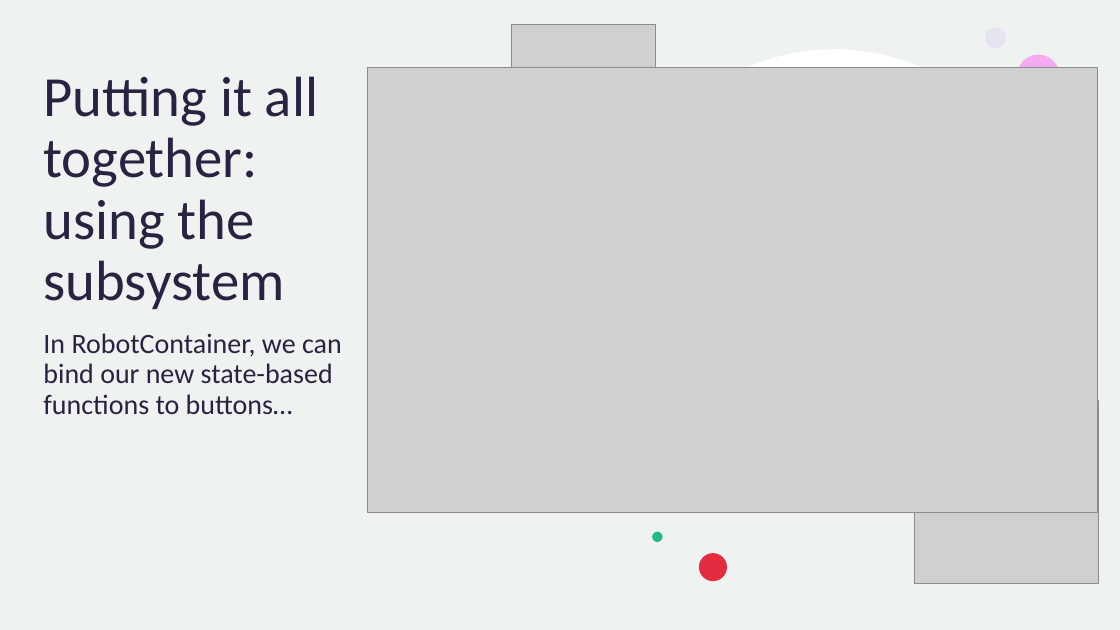
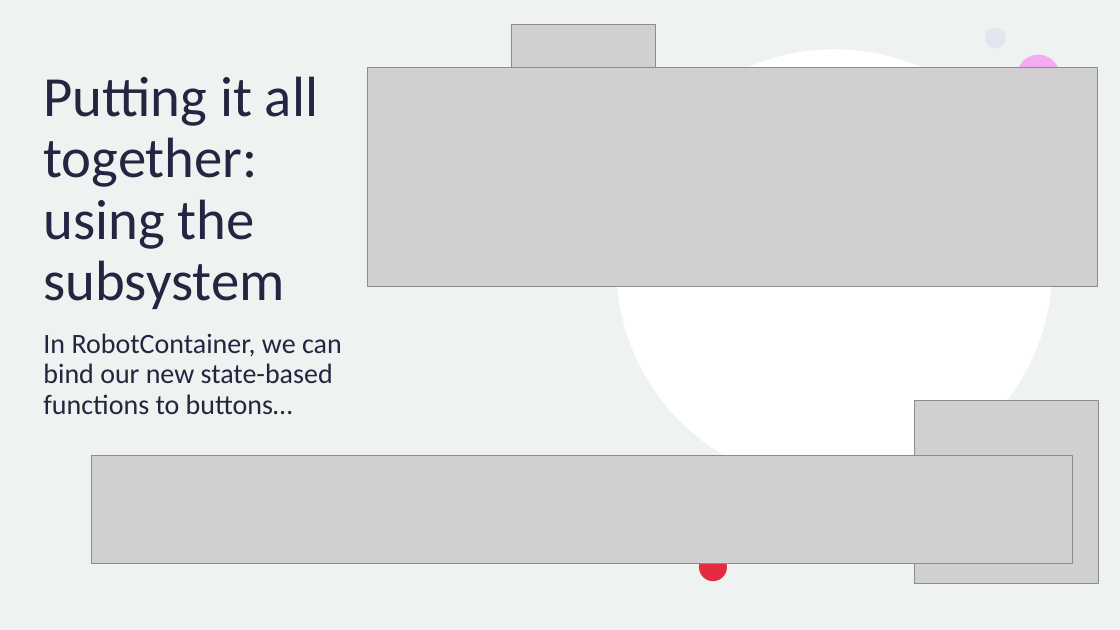
Before and after one commit to Team4028/2024-Training, a slide deck: slide 15 of PowerPoints/Lesson 4-Objects and Subsystems.pptx. Drawn at 1120x630 pixels with LibreOffice and Linux fonts; fonts in the diff are those of the drawing; grey boxes stand for pictures. Boxes give left, top, right and bottom in pixels: in the first picture for what was removed or moved away, otherwise in the second. Text is boxed around its words. In the diff, an @@ line names an element or a change of style, - is before the commit and + after.

Commit message:
Changed the pptx (again) and redid template 4

```diff
--- a/PowerPoints/Lesson 4-Objects and Subsystems.pptx
+++ b/PowerPoints/Lesson 4-Objects and Subsystems.pptx
@@ picture: place and size @@
-picture at <box>367,67,1097,513</box>
+picture at <box>367,67,1097,287</box>
@@ picture added at <box>92,456,1073,564</box> @@
@@ ellipse removed at <box>652,532,662,542</box> @@
```
Also in this commit, not shown: 6 other files.
